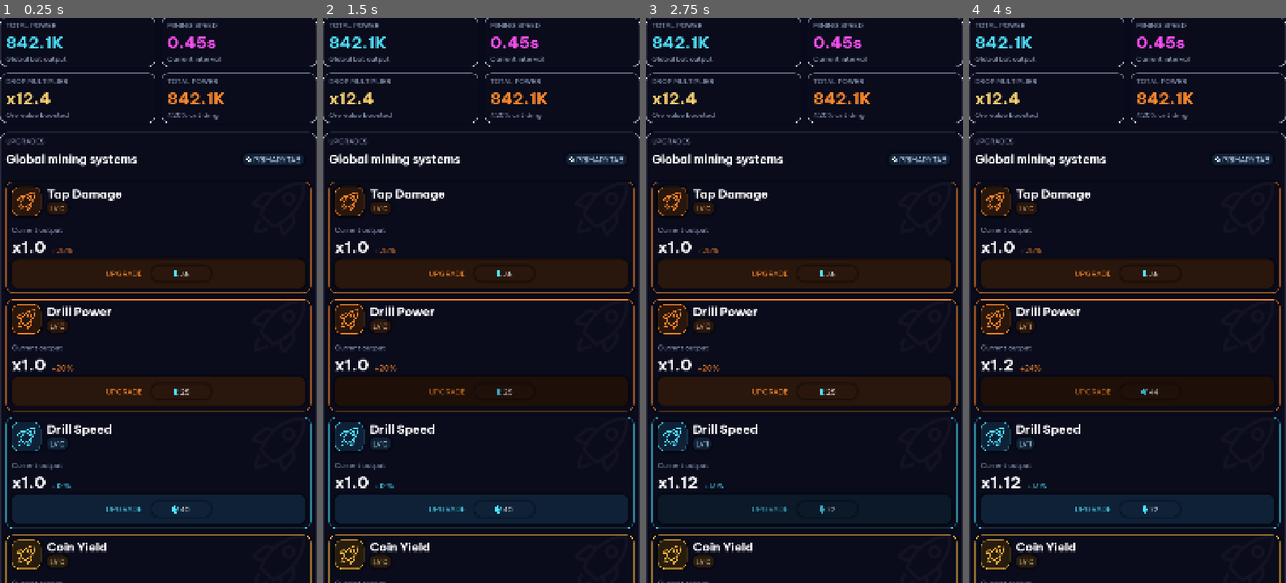
Above: before the commit, frames 1-4 (left to right).
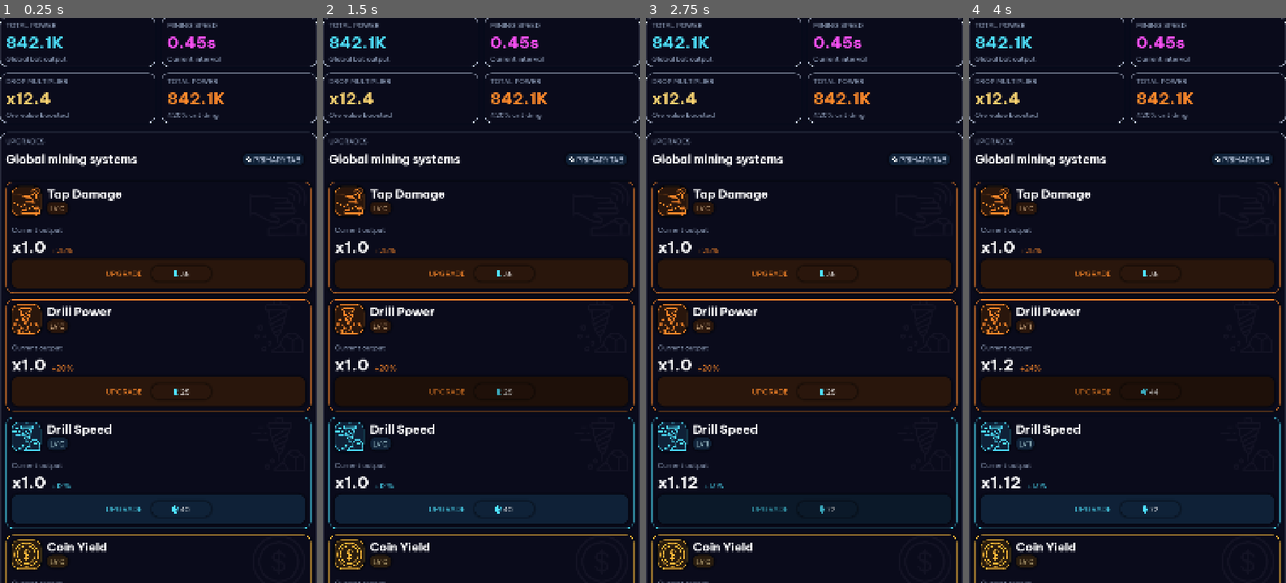
Above: after the commit, the same moments.

Repository: GogetaX/core-hopper
Game: Godot game, scene res://scenes/screens/progress/progress_screen.tscn
Same seed, same stepped clock (60 frames per second), same inputs: the game is played once before the commit and once after it. This scene is started directly instead of the project's main scene.
Inputs (mouse positions are in pixels of both pictures, inside the frame that each line leads up to):
- Up to frame 1 (0.25 s): no input
- Up to frame 2 (1.5 s): tap Enter at 0.5 s; drag from (481, 272) to (513, 176) at 0.52 s; tap Space at 1.25 s; drag from (481, 390) to (465, 413) at 1.27 s
- Up to frame 3 (2.75 s): tap Enter at 2 s; move the mouse to (804, 509) at 2.02 s; click (804, 509) at 2.17 s
- Up to frame 4 (4 s): tap Space at 2.75 s; drag from (1111, 413) to (1032, 215) at 2.77 s; tap Enter at 3.5 s; move the mouse to (1222, 385) at 3.52 s; click (1222, 385) at 3.67 s

The runs differ from the first frame. In frame 1, 0.6% of the frame differs, in the area x 3-13%, y 30-98%; in frame 2, 0.6%; in frame 3, 0.6%; in frame 4, 0.6%.

Commit message:
1

Diff:
--- a/autoload/Global.gd
+++ b/autoload/Global.gd
@@ -72,3 +72,6 @@
 			formatted = formatted.left(formatted.length() - 1)
 
 	return _sign + formatted + suffixes[idx]
+
+func GetIconFromStr(icon_str:String)->Texture2D:
+	return load("res://data/icons/"+icon_str+".tres")
--- a/autoload/GlobalOfflineProgress.gd
+++ b/autoload/GlobalOfflineProgress.gd
@@ -91,6 +91,11 @@
 			lane.block_data.append(new_block)
 
 		var block = lane.block_data[0]
+
+		# bosses are online-only
+		if bool(block.get("is_boss", false)):
+			return
+
 		var block_hp := float(block.hp)
 
 		if remaining_damage >= block_hp:
--- a/autoload/GlobalSave.gd
+++ b/autoload/GlobalSave.gd
@@ -4,6 +4,7 @@
 
 
 const SAVE_FILE = "user://savegame.json"
+const UPGRADE_DATA = "res://data/upgrades/upgrade_db.json"
 
 
 var save_data := {}
@@ -11,6 +12,7 @@
 var save_timer : Timer = null
 
 func _ready() -> void:
+
 	CreateSaveTimer()
 	LoadFromSave()
 	RepapulateAllLaneBlocks()
@@ -127,70 +129,30 @@
 			"killed_depths": [],
 			"killed_ids":[]
 		}
-	res["upgrades"] = {
-		"tap_damage": {
-			"title": "Tap Damage",
-			"group": "power",
-			"level": 0,
-			"max_level": -1,
-			"base_cost": 35,
-			"cost_scale": 1.80,
-			"effect_type": "mult_pow",
-			"effect_base": 1.25,
-			"unlock_type": "default",
-			"unlock_value": 0
-		},
-		"drill_power": {
-			"title": "Drill Power",
-			"group": "power",
-			"level": 0,
-			"max_level": -1,
-			"base_cost": 25,
-			"cost_scale": 1.75,
-			"effect_type": "mult_pow",
-			"effect_base": 1.20,
-			"unlock_type": "default",
-			"unlock_value": 0
-		},
-		"drill_speed": {
-			"title": "Drill Speed",
-			"group": "speed",
-			"level": 0,
-			"max_level": -1,
-			"base_cost": 40,
-			"cost_scale": 1.80,
-			"effect_type": "mult_pow",
-			"effect_base": 1.12,
-			"unlock_type": "default",
-			"unlock_value": 0
-		},
-		"coin_yield": {
-			"title": "Coin Yield",
-			"group": "economy",
-			"level": 0,
-			"max_level": -1,
-			"base_cost": 60,
-			"cost_scale": 1.82,
-			"effect_type": "mult_pow",
-			"effect_base": 1.15,
-			"unlock_type": "default",
-			"unlock_value": 0
-		},
-		"offline_efficiency": {
-			"title": "Offline Efficiency",
-			"group": "offline",
-			"level": 0,
-			"max_level": -1,
-			"base_cost": 150,
-			"cost_scale": 2.0,
-			"effect_type": "linear",
-			"effect_base": 0.15,
-			"unlock_type": "total_upgrade_level",
-			"unlock_value": 5
-		}
-	}
+	res["upgrades"] = LoadUpgrades()
 	return res
 
+
+func LoadUpgrades():
+	var s = FileAccess.open(UPGRADE_DATA,FileAccess.READ)
+	var json_text = s.get_as_text()
+	s.close()
+	var json := JSON.new()
+	var error := json.parse(json_text)
+
+	if error != OK:
+		push_error("SaveManager: JSON parse error at line %d: %s" % [
+			json.get_error_line(),
+			json.get_error_message()
+		])
+
+		return
+
+	if typeof(json.data) != TYPE_DICTIONARY:
+		push_error("SaveManager: Save file root is not a Dictionary.")
+		return
+
+	return json.data
 
 func GetLaneData(lane_index:int)->Dictionary:
 	for x in save_data.lanes:
--- /dev/null
+++ b/data/icons/auto_dig.tres
@@ -0,0 +1,7 @@
+[gd_resource type="AtlasTexture" format=3 uid="uid://cl4ed241g4cr7"]
+
+[ext_resource type="Texture2D" uid="uid://cgwi8dee56n7w" path="res://art/upgrades/upgrades.png" id="1_rbwjq"]
+
+[resource]
+atlas = ExtResource("1_rbwjq")
+region = Rect2(14, 715, 81, 87)
--- /dev/null
+++ b/data/icons/boss_damage.tres
@@ -0,0 +1,7 @@
+[gd_resource type="AtlasTexture" format=3 uid="uid://gidv4orkoep1"]
+
+[ext_resource type="Texture2D" uid="uid://cgwi8dee56n7w" path="res://art/upgrades/upgrades.png" id="1_1u0mw"]
+
+[resource]
+atlas = ExtResource("1_1u0mw")
+region = Rect2(773, 194, 77, 84)
--- /dev/null
+++ b/data/icons/boss_reward.tres
@@ -0,0 +1,7 @@
+[gd_resource type="AtlasTexture" format=3 uid="uid://es5wdgrp3crc"]
+
+[ext_resource type="Texture2D" uid="uid://cgwi8dee56n7w" path="res://art/upgrades/upgrades.png" id="1_xmo6j"]
+
+[resource]
+atlas = ExtResource("1_xmo6j")
+region = Rect2(9, 370, 88, 84)
--- /dev/null
+++ b/data/icons/bot_capacity.tres
@@ -0,0 +1,7 @@
+[gd_resource type="AtlasTexture" format=3 uid="uid://q361ds5rtcq4"]
+
+[ext_resource type="Texture2D" uid="uid://cgwi8dee56n7w" path="res://art/upgrades/upgrades.png" id="1_4ocpp"]
+
+[resource]
+atlas = ExtResource("1_4ocpp")
+region = Rect2(315, 368, 87, 80)
--- /dev/null
+++ b/data/icons/coin_gain.tres
@@ -0,0 +1,7 @@
+[gd_resource type="AtlasTexture" format=3 uid="uid://d0vd78oofr72f"]
+
+[ext_resource type="Texture2D" uid="uid://cgwi8dee56n7w" path="res://art/upgrades/upgrades.png" id="1_dw7pc"]
+
+[resource]
+atlas = ExtResource("1_dw7pc")
+region = Rect2(315, 194, 84, 85)
--- /dev/null
+++ b/data/icons/crit_chance.tres
@@ -0,0 +1,7 @@
+[gd_resource type="AtlasTexture" format=3 uid="uid://dpm0e7884xw1a"]
+
+[ext_resource type="Texture2D" uid="uid://cgwi8dee56n7w" path="res://art/upgrades/upgrades.png" id="1_72651"]
+
+[resource]
+atlas = ExtResource("1_72651")
+region = Rect2(460, 0, 97, 96)
--- /dev/null
+++ b/data/icons/crit_damage.tres
@@ -0,0 +1,7 @@
+[gd_resource type="AtlasTexture" format=3 uid="uid://c6gqhaaufgj4q"]
+
+[ext_resource type="Texture2D" uid="uid://cgwi8dee56n7w" path="res://art/upgrades/upgrades.png" id="1_iuxjp"]
+
+[resource]
+atlas = ExtResource("1_iuxjp")
+region = Rect2(612, 0, 98, 95)
--- /dev/null
+++ b/data/icons/crit_shaned.tres
@@ -0,0 +1,7 @@
+[gd_resource type="AtlasTexture" format=3 uid="uid://ph3uysw4arc4"]
+
+[ext_resource type="Texture2D" uid="uid://cgwi8dee56n7w" path="res://art/upgrades/upgrades.png" id="1_w0003"]
+
+[resource]
+atlas = ExtResource("1_w0003")
+region = Rect2(309, 1, 95, 94)
--- /dev/null
+++ b/data/icons/depth.tres
@@ -0,0 +1,7 @@
+[gd_resource type="AtlasTexture" format=3 uid="uid://bgm0nabp6ex7c"]
+
+[ext_resource type="Texture2D" uid="uid://cgwi8dee56n7w" path="res://art/upgrades/upgrades.png" id="1_ixkwr"]
+
+[resource]
+atlas = ExtResource("1_ixkwr")
+region = Rect2(312, 715, 90, 90)
--- /dev/null
+++ b/data/icons/dig_power.tres
@@ -0,0 +1,7 @@
+[gd_resource type="AtlasTexture" format=3 uid="uid://bg8gsnkslmr6t"]
+
+[ext_resource type="Texture2D" uid="uid://cgwi8dee56n7w" path="res://art/upgrades/upgrades.png" id="1_17n76"]
+
+[resource]
+atlas = ExtResource("1_17n76")
+region = Rect2(12, 0, 86, 95)
--- /dev/null
+++ b/data/icons/dig_speed.tres
@@ -0,0 +1,7 @@
+[gd_resource type="AtlasTexture" format=3 uid="uid://bjp6u0fm74yb4"]
+
+[ext_resource type="Texture2D" uid="uid://cgwi8dee56n7w" path="res://art/upgrades/upgrades.png" id="1_0nqqe"]
+
+[resource]
+atlas = ExtResource("1_0nqqe")
+region = Rect2(156, 0, 97, 95)
--- /dev/null
+++ b/data/icons/energy_gain.tres
@@ -0,0 +1,7 @@
+[gd_resource type="AtlasTexture" format=3 uid="uid://ccx62rjvfyfcj"]
+
+[ext_resource type="Texture2D" uid="uid://cgwi8dee56n7w" path="res://art/upgrades/upgrades.png" id="1_55pi3"]
+
+[resource]
+atlas = ExtResource("1_55pi3")
+region = Rect2(634, 194, 51, 83)
--- /dev/null
+++ b/data/icons/lane_unlock.tres
@@ -0,0 +1,7 @@
+[gd_resource type="AtlasTexture" format=3 uid="uid://d20bdmmhmdxfv"]
+
+[ext_resource type="Texture2D" uid="uid://cgwi8dee56n7w" path="res://art/upgrades/upgrades.png" id="1_ajxdy"]
+
+[resource]
+atlas = ExtResource("1_ajxdy")
+region = Rect2(311, 553, 92, 74)
--- /dev/null
+++ b/data/icons/luck.tres
@@ -0,0 +1,7 @@
+[gd_resource type="AtlasTexture" format=3 uid="uid://c1ysusrpi6rb4"]
+
+[ext_resource type="Texture2D" uid="uid://cgwi8dee56n7w" path="res://art/upgrades/upgrades.png" id="1_7yprp"]
+
+[resource]
+atlas = ExtResource("1_7yprp")
+region = Rect2(772, 717, 82, 82)
--- /dev/null
+++ b/data/icons/magnet.tres
@@ -0,0 +1,7 @@
+[gd_resource type="AtlasTexture" format=3 uid="uid://b2efkd2jkhgsd"]
+
+[ext_resource type="Texture2D" uid="uid://cgwi8dee56n7w" path="res://art/upgrades/upgrades.png" id="1_3x863"]
+
+[resource]
+atlas = ExtResource("1_3x863")
+region = Rect2(614, 719, 91, 82)
--- /dev/null
+++ b/data/icons/merge.tres
@@ -0,0 +1,7 @@
+[gd_resource type="AtlasTexture" format=3 uid="uid://wu2x0o45rle7"]
+
+[ext_resource type="Texture2D" uid="uid://cgwi8dee56n7w" path="res://art/upgrades/upgrades.png" id="1_uuit2"]
+
+[resource]
+atlas = ExtResource("1_uuit2")
+region = Rect2(462, 558, 90, 59)
--- /dev/null
+++ b/data/icons/merge_power.tres
@@ -0,0 +1,7 @@
+[gd_resource type="AtlasTexture" format=3 uid="uid://bkg4qjuq5i5oi"]
+
+[ext_resource type="Texture2D" uid="uid://cgwi8dee56n7w" path="res://art/upgrades/upgrades.png" id="1_67twl"]
+
+[resource]
+atlas = ExtResource("1_67twl")
+region = Rect2(612, 373, 97, 77)
--- /dev/null
+++ b/data/icons/offline_earning.tres
@@ -0,0 +1,7 @@
+[gd_resource type="AtlasTexture" format=3 uid="uid://dffvqr036auqi"]
+
+[ext_resource type="Texture2D" uid="uid://cgwi8dee56n7w" path="res://art/upgrades/upgrades.png" id="1_c6rhs"]
+
+[resource]
+atlas = ExtResource("1_c6rhs")
+region = Rect2(765, 4, 94, 91)
--- /dev/null
+++ b/data/icons/offline_time.tres
@@ -0,0 +1,7 @@
+[gd_resource type="AtlasTexture" format=3 uid="uid://d1ggatglhrdo1"]
+
+[ext_resource type="Texture2D" uid="uid://cgwi8dee56n7w" path="res://art/upgrades/upgrades.png" id="1_ob14f"]
+
+[resource]
+atlas = ExtResource("1_ob14f")
+region = Rect2(175, 193, 61, 88)
--- /dev/null
+++ b/data/icons/rare_drop.tres
@@ -0,0 +1,7 @@
+[gd_resource type="AtlasTexture" format=3 uid="uid://bak4i1borj2mm"]
+
+[ext_resource type="Texture2D" uid="uid://cgwi8dee56n7w" path="res://art/upgrades/upgrades.png" id="1_arm7s"]
+
+[resource]
+atlas = ExtResource("1_arm7s")
+region = Rect2(465, 197, 88, 81)
--- /dev/null
+++ b/data/icons/tap_damage.tres
@@ -0,0 +1,7 @@
+[gd_resource type="AtlasTexture" format=3 uid="uid://c5pev8hyuskcd"]
+
+[ext_resource type="Texture2D" uid="uid://cgwi8dee56n7w" path="res://art/upgrades/upgrades.png" id="1_w0hx8"]
+
+[resource]
+atlas = ExtResource("1_w0hx8")
+region = Rect2(766, 369, 93, 86)
--- /dev/null
+++ b/data/icons/time.tres
@@ -0,0 +1,7 @@
+[gd_resource type="AtlasTexture" format=3 uid="uid://dpdsglybjhpqi"]
+
+[ext_resource type="Texture2D" uid="uid://cgwi8dee56n7w" path="res://art/upgrades/upgrades.png" id="1_nbus6"]
+
+[resource]
+atlas = ExtResource("1_nbus6")
+region = Rect2(23, 194, 60, 87)
--- /dev/null
+++ b/data/upgrades/upgrade_db.json
@@ -0,0 +1,67 @@
+{
+  "tap_damage": {
+    "title": "Tap Damage",
+    "group": "power",
+    "icon":"tap_damage",
+    "level": 0,
+    "max_level": -1,
+    "base_cost": 35,
+    "cost_scale": 1.8,
+    "effect_type": "mult_pow",
+    "effect_base": 1.25,
+    "unlock_type": "default",
+    "unlock_value": 0
+  },
+  "drill_power": {
+    "title": "Drill Power",
+    "group": "power",
+    "icon":"dig_power",
+    "level": 0,
+    "max_level": -1,
+    "base_cost": 25,
+    "cost_scale": 1.75,
+    "effect_type": "mult_pow",
+    "effect_base": 1.2,
+    "unlock_type": "default",
+    "unlock_value": 0
+  },
+  "drill_speed": {
+    "title": "Drill Speed",
+    "group": "speed",
+    "icon":"dig_speed",
+    "level": 0,
+    "max_level": -1,
+    "base_cost": 40,
+    "cost_scale": 1.8,
+    "effect_type": "mult_pow",
+    "effect_base": 1.12,
+    "unlock_type": "default",
+    "unlock_value": 0
+  },
+  "coin_yield": {
+    "title": "Coin Yield",
+    "group": "economy",
+    "icon":"coin_gain",
+    "level": 0,
+    "max_level": -1,
+    "base_cost": 60,
+    "cost_scale": 1.82,
+    "effect_type": "mult_pow",
+    "effect_base": 1.15,
+    "unlock_type": "default",
+    "unlock_value": 0
+  },
+  "offline_efficiency": {
+    "title": "Offline Efficiency",
+    "group": "offline",
+    "icon":"offline_time",
+    "level": 0,
+    "max_level": -1,
+    "base_cost": 150,
+    "cost_scale": 2.0,
+    "effect_type": "linear",
+    "effect_base": 0.15,
+    "unlock_type": "total_upgrade_level",
+    "unlock_value": 5
+  }
+}
--- a/scenes/screens/dig/material.tscn
+++ b/scenes/screens/dig/material.tscn
@@ -102,6 +102,7 @@
 show_percentage = false
 
 [node name="Particles" type="Node2D" parent="." unique_id=2081440569]
+visible = false
 position = Vector2(75, 50)
 
 [node name="DirtParticles" type="GPUParticles2D" parent="Particles" unique_id=1320681379]
--- a/scenes/screens/progress/progress_skill.gd
+++ b/scenes/screens/progress/progress_skill.gd
@@ -27,6 +27,9 @@
 	$SmartPanel/VList/SmartButtonBuy.buy_btn_title = "UPGRADE"
 	$SmartPanel/VList/SmartButtonBuy.price_text = Global.CurrencyToString(GlobalStats.GetUpgradeCost(cur_key))
 
+	#Icons
+	$SmartPanel/VList/HList/IconBG.icon = Global.GetIconFromStr(cur_data.icon)
+	$SmartPanel/IconBG.texture = Global.GetIconFromStr(cur_data.icon)
 
 	#Smart cur_value display
 	var cur_value = GlobalStats.GetUpgradeValue(cur_key)
Binary file added: art/upgrades/upgrades.png
Not shown, added: art/upgrades/upgrades.png.import
